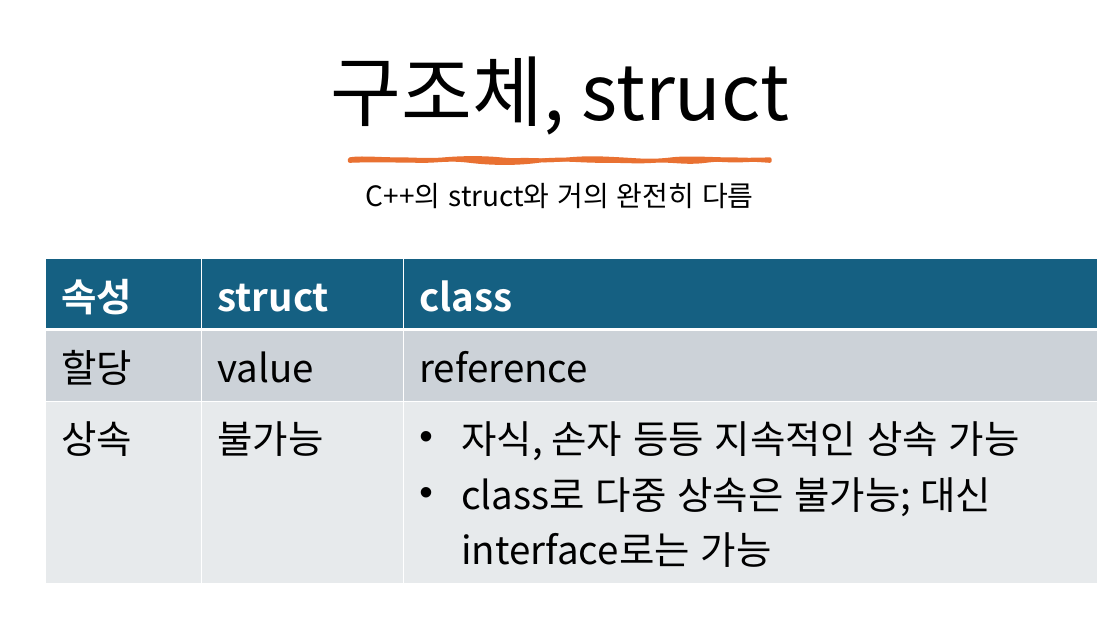
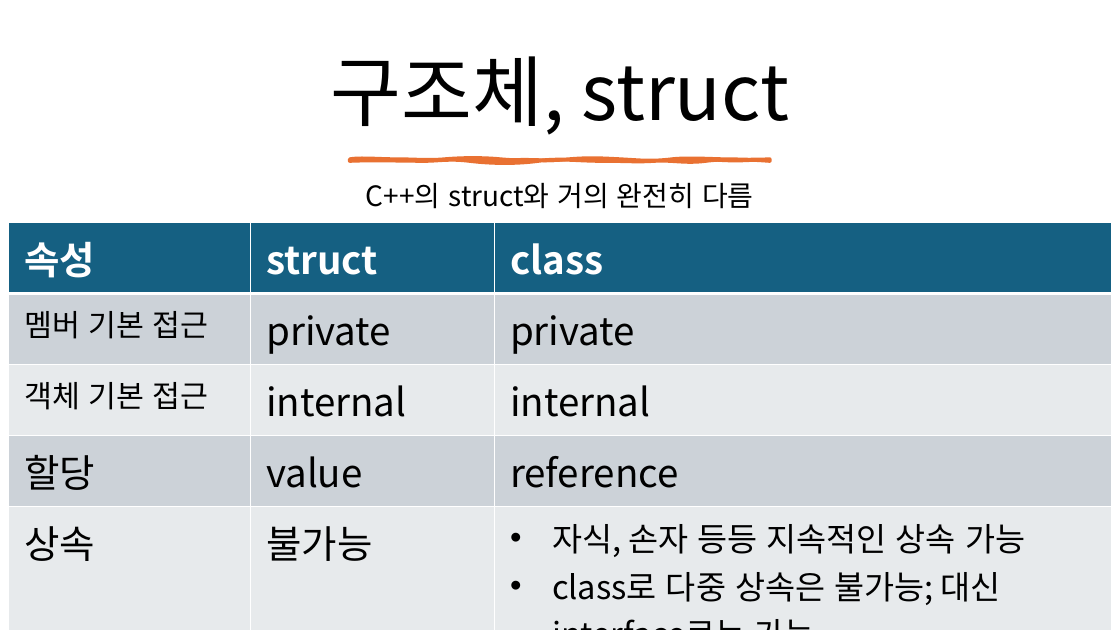
Before and after one commit to mokwongame/CS_2025_2, a slide deck: slide 8 of C# 문법.pptx. Drawn at 1120x630 pixels with LibreOffice and Linux fonts; fonts in the diff are those of the drawing. Boxes give left, top, right and bottom in pixels: in the first picture for what was removed or moved away, otherwise in the second. Text is boxed around its words. In the diff, an @@ line names an element or a change of style, - is before the commit and + after.

```diff
--- a/C# 문법.pptx
+++ b/C# 문법.pptx
@@ table at [9, 222, 1112, 617] @@
+row 2: 멤버 기본 접근 | private | private
+row 3: 객체 기본 접근 | internal | internal
@@ table: place and size @@
-table at [46, 259, 1098, 571]
+table at [9, 222, 1112, 617]
```
Also in this commit, not shown: 2 slides added, 1 other file.
